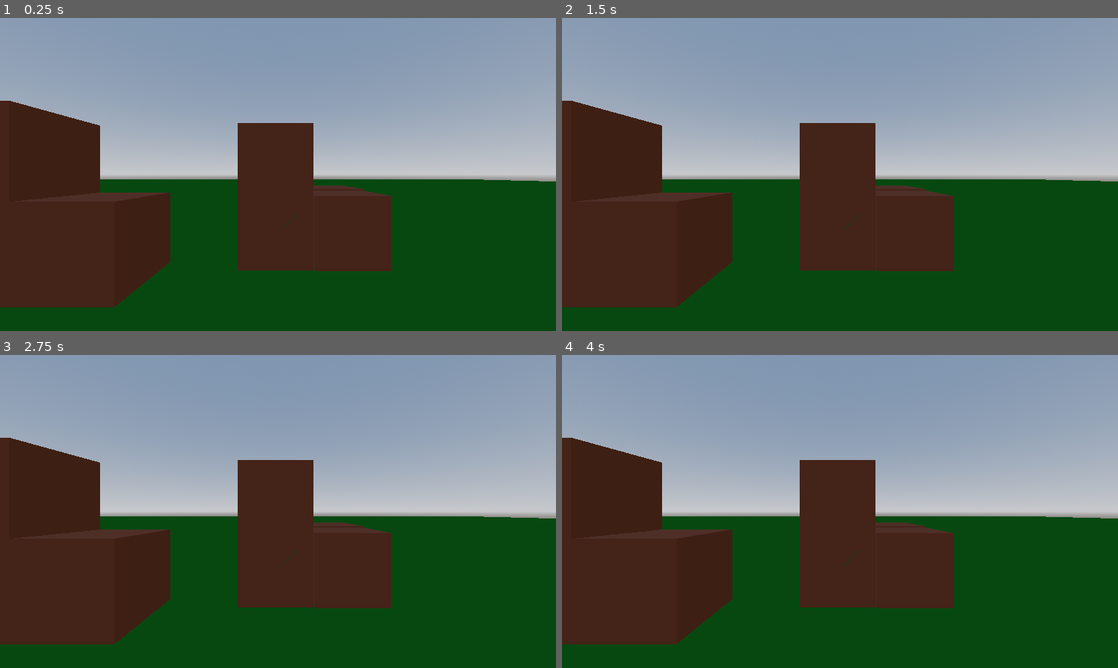
Above: before the commit, frames 1-4 (two rows, left to right).
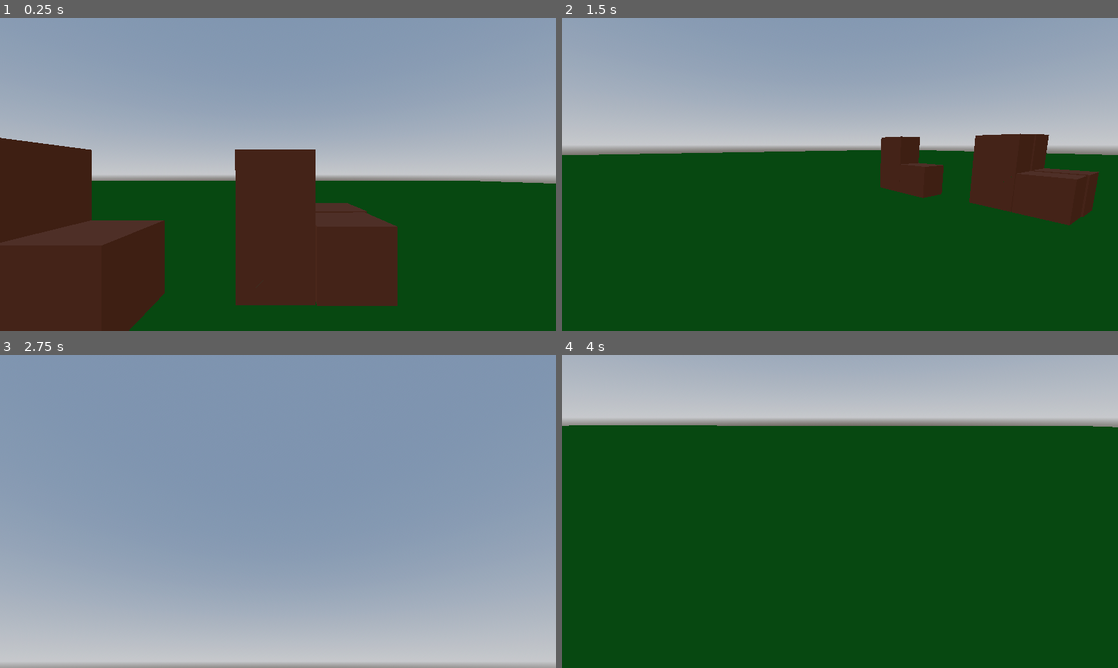
Above: after the commit, the same moments.

Repository: DINOZYAVIER/minecraft-clone
Game: Godot game, scene res://scenes/world.tscn
Two runs of this game, one before a commit and one after it. Both use one fixed random seed, a clock stepped at 60 frames per second and the inputs below.
Inputs (mouse positions are in pixels of both pictures, inside the frame that each line leads up to):
- Up to frame 1 (0.25 s): no input
- Up to frame 2 (1.5 s): move the mouse to (962, 158) at 0.52 s; hold D (right, bound only after the commit) 0.53-1.28 s; tap Space (jump, bound only after the commit) at 0.6, 0.77, 1.07, 1.35 s; tap Enter at 1.25 s; move the mouse to (728, 190) at 1.27 s; hold S (down, bound only after the commit) from 1.28 s (still down)
- Up to frame 3 (2.75 s): tap Space (jump, bound only after the commit) at 1.52, 1.82, 2.1 s; move the mouse to (333, 442) at 2.02 s; release S (down, bound only after the commit) at 2.03 s; hold D (right, bound only after the commit) from 2.03 s (still down)
- Up to frame 4 (4 s): tap Space (jump, bound only after the commit) at 2.75, 2.85, 3.02, 3.32, 3.6, 3.77 s; move the mouse to (812, 574) at 2.77 s; release D (right, bound only after the commit) at 2.78 s; hold W (up, bound only after the commit) 2.78-3.53 s; move the mouse to (1006, 558) at 3.52 s; hold A (left, bound only after the commit) from 3.53 s (still down)

The runs differ from the first frame. In frame 1, 12% of the frame differs, in the area x 0-100%, y 26-100%; in frame 2, 37%; in frame 3, 71%, in the area x 0-100%, y 24-100%; in frame 4, 70%.

Commit message:
Add player movement and player camera

Diff:
--- a/project.godot
+++ b/project.godot
@@ -21,6 +21,34 @@
 window/size/viewport_height=1440
 window/size/mode=4
 
+[input]
+
+up={
+"deadzone": 0.5,
+"events": [Object(InputEventKey,"resource_local_to_scene":false,"resource_name":"","device":-1,"window_id":0,"alt_pressed":false,"shift_pressed":false,"ctrl_pressed":false,"meta_pressed":false,"pressed":false,"keycode":0,"physical_keycode":87,"key_label":0,"unicode":119,"echo":false,"script":null)
+]
+}
+down={
+"deadzone": 0.5,
+"events": [Object(InputEventKey,"resource_local_to_scene":false,"resource_name":"","device":-1,"window_id":0,"alt_pressed":false,"shift_pressed":false,"ctrl_pressed":false,"meta_pressed":false,"pressed":false,"keycode":0,"physical_keycode":83,"key_label":0,"unicode":115,"echo":false,"script":null)
+]
+}
+left={
+"deadzone": 0.5,
+"events": [Object(InputEventKey,"resource_local_to_scene":false,"resource_name":"","device":-1,"window_id":0,"alt_pressed":false,"shift_pressed":false,"ctrl_pressed":false,"meta_pressed":false,"pressed":false,"keycode":0,"physical_keycode":65,"key_label":0,"unicode":97,"echo":false,"script":null)
+]
+}
+right={
+"deadzone": 0.5,
+"events": [Object(InputEventKey,"resource_local_to_scene":false,"resource_name":"","device":-1,"window_id":0,"alt_pressed":false,"shift_pressed":false,"ctrl_pressed":false,"meta_pressed":false,"pressed":false,"keycode":0,"physical_keycode":68,"key_label":0,"unicode":100,"echo":false,"script":null)
+]
+}
+jump={
+"deadzone": 0.5,
+"events": [Object(InputEventKey,"resource_local_to_scene":false,"resource_name":"","device":-1,"window_id":0,"alt_pressed":false,"shift_pressed":false,"ctrl_pressed":false,"meta_pressed":false,"pressed":false,"keycode":0,"physical_keycode":32,"key_label":0,"unicode":32,"echo":false,"script":null)
+]
+}
+
 [rendering]
 
 renderer/rendering_method="mobile"
--- /dev/null
+++ b/scenes/player_character.tscn
@@ -0,0 +1,19 @@
+[gd_scene load_steps=4 format=3 uid="uid://c774i3qtbjvo1"]
+
+[ext_resource type="Script" path="res://scenes/scripts/player_character.gd" id="1_6t2uo"]
+
+[sub_resource type="CapsuleShape3D" id="CapsuleShape3D_tr1jd"]
+
+[sub_resource type="CapsuleMesh" id="CapsuleMesh_q23du"]
+
+[node name="PlayerCharacter" type="CharacterBody3D"]
+script = ExtResource("1_6t2uo")
+
+[node name="CollisionShape3D" type="CollisionShape3D" parent="."]
+shape = SubResource("CapsuleShape3D_tr1jd")
+
+[node name="MeshInstance3D" type="MeshInstance3D" parent="."]
+mesh = SubResource("CapsuleMesh_q23du")
+
+[node name="Camera3D" type="Camera3D" parent="."]
+transform = Transform3D(1, 0, 0, 0, 1, 0, 0, 0, 1, 0, 0.461422, 0)
--- /dev/null
+++ b/scenes/scripts/player_character.gd
@@ -0,0 +1,39 @@
+extends CharacterBody3D
+
+const SPEED = 5.0
+const JUMP_VELOCITY = 4.5
+
+# Get the gravity from the project settings to be synced with RigidBody nodes.
+var gravity = ProjectSettings.get_setting("physics/3d/default_gravity")
+var sensitivity = 0.002
+
+@onready var camera_3d = $Camera3D
+
+func _ready():
+	Input.set_mouse_mode(Input.MOUSE_MODE_CAPTURED)
+
+func _unhandled_input(event):
+	if event is InputEventMouseMotion:
+		rotation.y = rotation.y - event.relative.x * sensitivity
+		camera_3d.rotation.x = camera_3d.rotation.x - event.relative.y * sensitivity
+		camera_3d.rotation.x = clamp(camera_3d.rotation.x, deg_to_rad(-70), deg_to_rad(80))
+
+func _physics_process(delta):
+	# Add the gravity.
+	if not is_on_floor():
+		velocity.y -= gravity * delta
+
+	# Handle jump.
+	if Input.is_action_just_pressed("jump") and is_on_floor():
+		velocity.y = JUMP_VELOCITY
+
+	var input_dir = Input.get_vector("left", "right", "up", "down")
+	var direction = (transform.basis * Vector3(input_dir.x, 0, input_dir.y)).normalized()
+	if direction != Vector3.ZERO:
+		velocity.x = direction.x * SPEED
+		velocity.z = direction.z * SPEED
+	else:
+		velocity.x = 0
+		velocity.z = 0
+
+	move_and_slide()
--- a/scenes/world.tscn
+++ b/scenes/world.tscn
@@ -1,6 +1,7 @@
-[gd_scene load_steps=6 format=3 uid="uid://p47lqkitd8xl"]
+[gd_scene load_steps=7 format=3 uid="uid://p47lqkitd8xl"]
 
 [ext_resource type="Material" uid="uid://c1x48u3dl3n8q" path="res://scenes/materials/dirt.tres" id="1_0lq16"]
+[ext_resource type="PackedScene" uid="uid://c774i3qtbjvo1" path="res://scenes/player_character.tscn" id="2_au8w6"]
 
 [sub_resource type="ProceduralSkyMaterial" id="ProceduralSkyMaterial_7hfcv"]
 sky_horizon_color = Color(0.64625, 0.65575, 0.67075, 1)
@@ -64,5 +65,5 @@
 transform = Transform3D(0.999997, -0.00254818, 0, 0.00254818, 0.999997, 0, 0, 0, 1, 0.98532, 0.98647, 0.967473)
 material = ExtResource("1_0lq16")
 
-[node name="Camera3D" type="Camera3D" parent="."]
-transform = Transform3D(1, 0, 0, 0, 1, 0, 0, 0, 1, 0, 1.76787, 4.14205)
+[node name="PlayerCharacter" parent="." instance=ExtResource("2_au8w6")]
+transform = Transform3D(1, 0, 0, 0, 1, 0, 0, 0, 1, 0, 2, 4)
